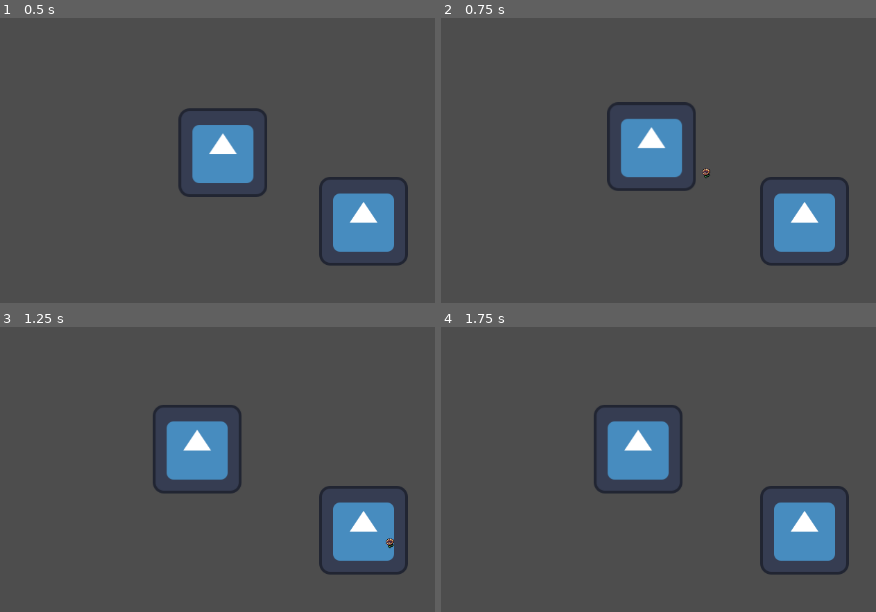
Above: before the commit, frames 1-4 (two rows, left to right).
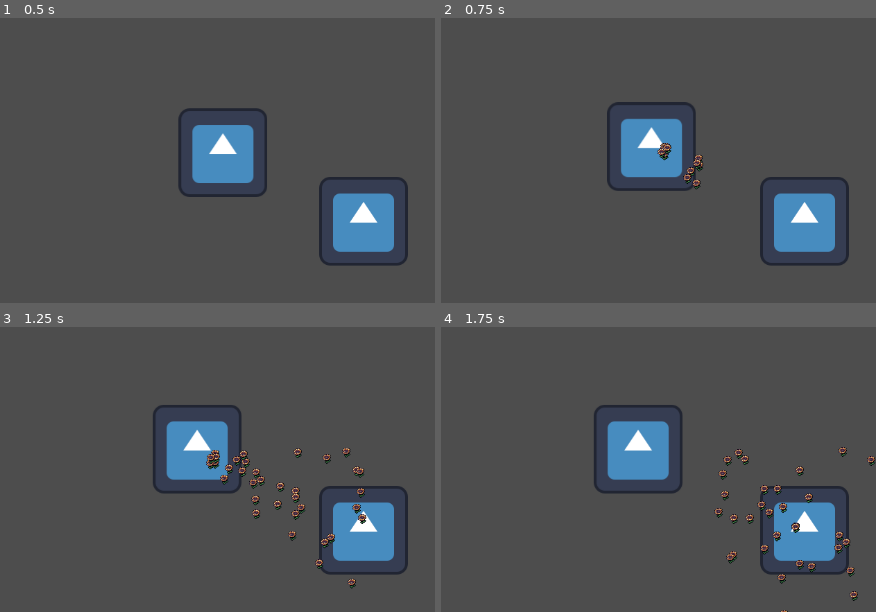
Above: after the commit, the same moments.

Repository: ConnorTamme/Bubble-Power
Game: Godot game, scene res://testing.tscn
Same seed, same stepped clock (60 frames per second), same inputs: the game is played once before the commit and once after it. This scene is started directly instead of the project's main scene. The engine's default icon, where the game draws it, is replaced by a stand-in: a white triangle on a blue panel in a dark square.
Inputs (mouse positions are in pixels of both pictures, inside the frame that each line leads up to):
- Up to frame 1 (0.5 s): no input
- Up to frame 2 (0.75 s): move the mouse to (654, 55) at 0.52 s; press the mouse at (654, 55) at 0.53 s; hold D (p1_right) from 0.53 s (still down)
- Up to frame 3 (1.25 s): keep holding D (p1_right)
- Up to frame 4 (1.75 s): move the mouse to (outside the picture) at 1.27 s; release D (p1_right) at 1.28 s; release the mouse at (outside the picture) at 1.28 s; hold S (p1_down) from 1.28 s (still down); tap Ctrl (p1_sneak) at 1.35 s

Frame 1 is identical in both runs. In frame 2, 0.4% of the frame differs, in the area x 49-62%, y 43-60%; in frame 3, 1.5%, in the area x 47-91%, y 42-92%; in frame 4, 1.3%.

Commit message:
Made weapon stats work properly. Weapons are basically done

Diff:
--- a/WeaponManager.gd
+++ b/WeaponManager.gd
@@ -3,10 +3,10 @@
 var statsTable = {
 	Enums.WeaponType.shotgun : {
 		Enums.WEAPON_STATS.DAM : 1,
-		Enums.WEAPON_STATS.SPEED : 1,
-		Enums.WEAPON_STATS.RANGE : 1,
-		Enums.WEAPON_STATS.PELLET_COUNT : 1,
-		Enums.WEAPON_STATS.ACCURACY : 1,
+		Enums.WEAPON_STATS.SPEED : 400,
+		Enums.WEAPON_STATS.RANGE : 800,
+		Enums.WEAPON_STATS.PELLET_COUNT : 6,
+		Enums.WEAPON_STATS.ACCURACY : 0.5,
 	} #need stats struct
 }
 
--- a/projectile.gd
+++ b/projectile.gd
@@ -5,26 +5,29 @@
 var direction = Vector2.ZERO
 var speed = 5
 var damage = 1
-
+var start_pos
+var range
 #Pretty sure we will need to set the mask in here too so it only targets players or enemies depending on who shot it
 
-static func create_projectile(direction: Vector2, speed: float, damage: float) -> Projectile:
+static func create_projectile(direction: Vector2, speed: float, damage: float, range:float) -> Projectile:
 	var proj_scene: PackedScene = load("res://projectile.tscn")
 	var proj: Projectile = proj_scene.instantiate()
 	proj.direction = direction
 	proj.speed = speed
 	proj.damage = damage
+	proj.range = range
 	return proj
 
-func set_parameters(direction: Vector2, speed: float, damage: float) -> Projectile:
+func set_parameters(direction: Vector2, speed: float, damage: float, range:float) -> Projectile:
 	self.direction = direction
 	self.speed = speed
 	self.damage = damage
+	self.range = range
 	return self
 # Called when the node enters the scene tree for the first time.
 
 func _ready() -> void:
-	print("I exist")
+	start_pos = Vector2(position.x, position.y)
 
 # Called every frame. 'delta' is the elapsed time since the previous frame.
 func _process(delta: float) -> void:
@@ -32,3 +35,6 @@
 	#It has the right values and everything it just simply doesn't move for seemingly no reason
 	global_position.x += direction.x * delta * speed
 	global_position.y += direction.y * delta * speed
+	var distance_from_start = Vector2(start_pos.x - position.x, start_pos.y - position.y)
+	if  distance_from_start.length() > range:
+		queue_free()
--- a/weapon.gd
+++ b/weapon.gd
@@ -6,6 +6,7 @@
 var stats
 var modifier
 var canAttack = true
+var rng = RandomNumberGenerator.new()
 
 static func create_player_weapon(weaponType: Enums.WeaponType) -> Weapon:
 	var weapon_scene: PackedScene = load(str("res://",str(weaponType),".tscn"))
@@ -30,10 +31,17 @@
 		return
 	canAttack = false
 	$attackDelay.start()
-	var projectile = Projectile.create_projectile(direction/direction.length(), 400, 1)
-	projectile.set_name("bullet")
-	projectile.global_transform = global_transform
-	get_parent().get_parent().add_child(projectile)
+	direction = direction/direction.length()
+	for i in stats[Enums.WEAPON_STATS.PELLET_COUNT]:
+		var projectile = Projectile.create_projectile(direction.rotated(rng.randf_range(-1 + stats[Enums.WEAPON_STATS.ACCURACY],
+		 1 - stats[Enums.WEAPON_STATS.ACCURACY])),
+		 rng.randf_range(stats[Enums.WEAPON_STATS.SPEED]*0.66,stats[Enums.WEAPON_STATS.SPEED]),
+		 stats[Enums.WEAPON_STATS.DAM],
+		 stats[Enums.WEAPON_STATS.RANGE])
+		projectile.set_name("bullet")
+		projectile.global_transform = global_transform
+		get_parent().get_parent().add_child(projectile)
+
 
 
 func _on_attack_delay_timeout() -> void:
--- a/weapon.tscn
+++ b/weapon.tscn
@@ -7,5 +7,6 @@
 metadata/_edit_group_ = true
 
 [node name="attackDelay" type="Timer" parent="."]
+wait_time = 0.1
 
 [connection signal="timeout" from="attackDelay" to="." method="_on_attack_delay_timeout"]
